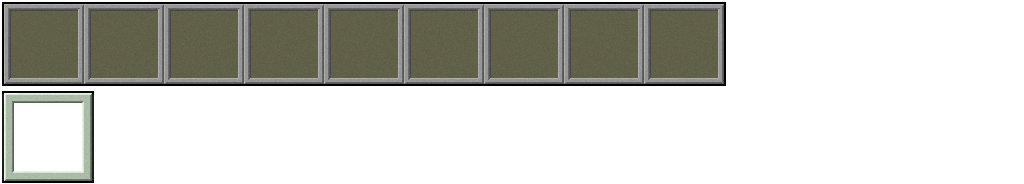
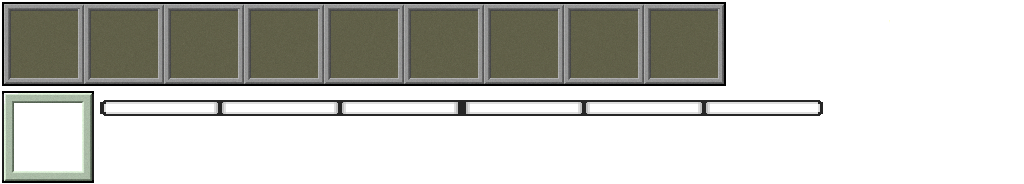
Before/after of a w=1024, h=184 layered artwork. What changed in the layer stack:
added layer "bars.png" above "widgets.png" over [100, 100, 823, 116]
